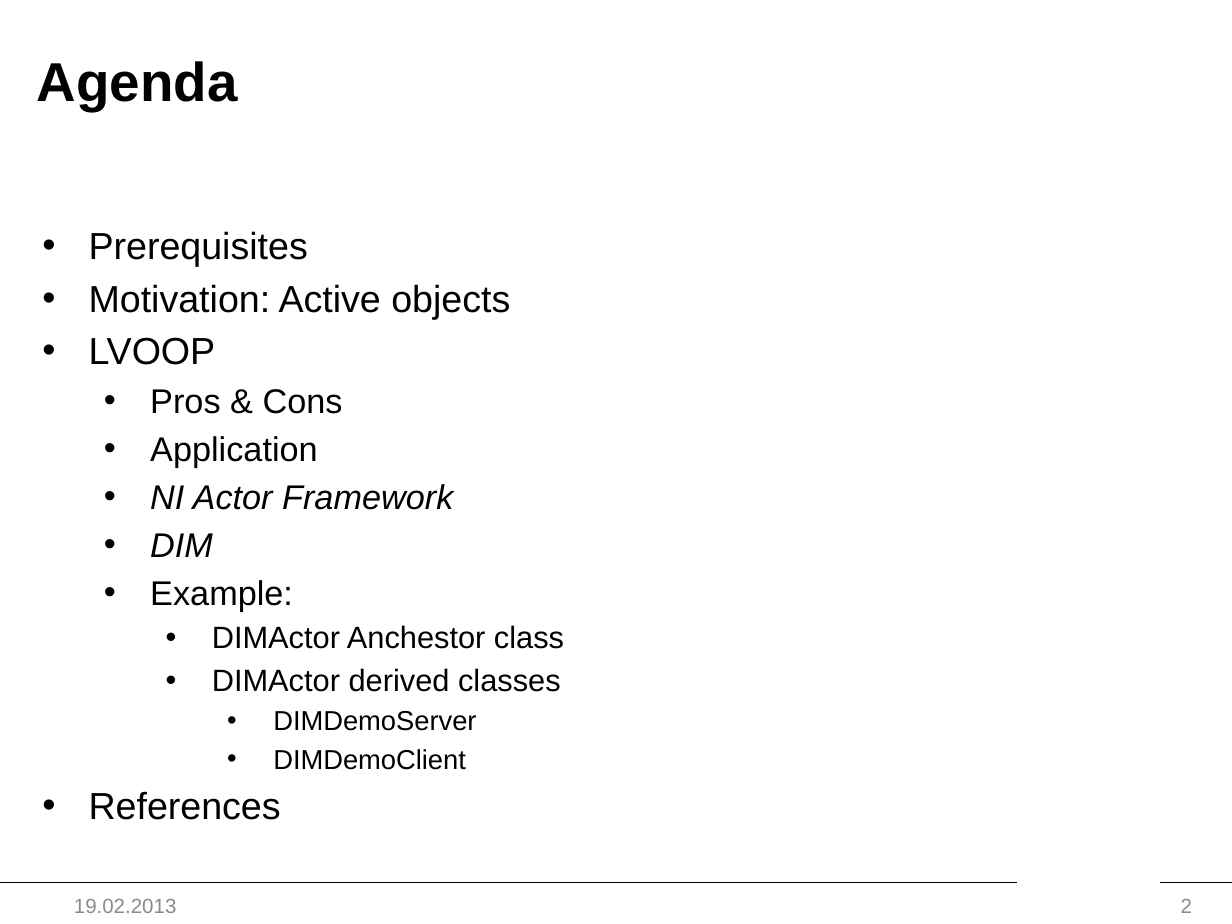
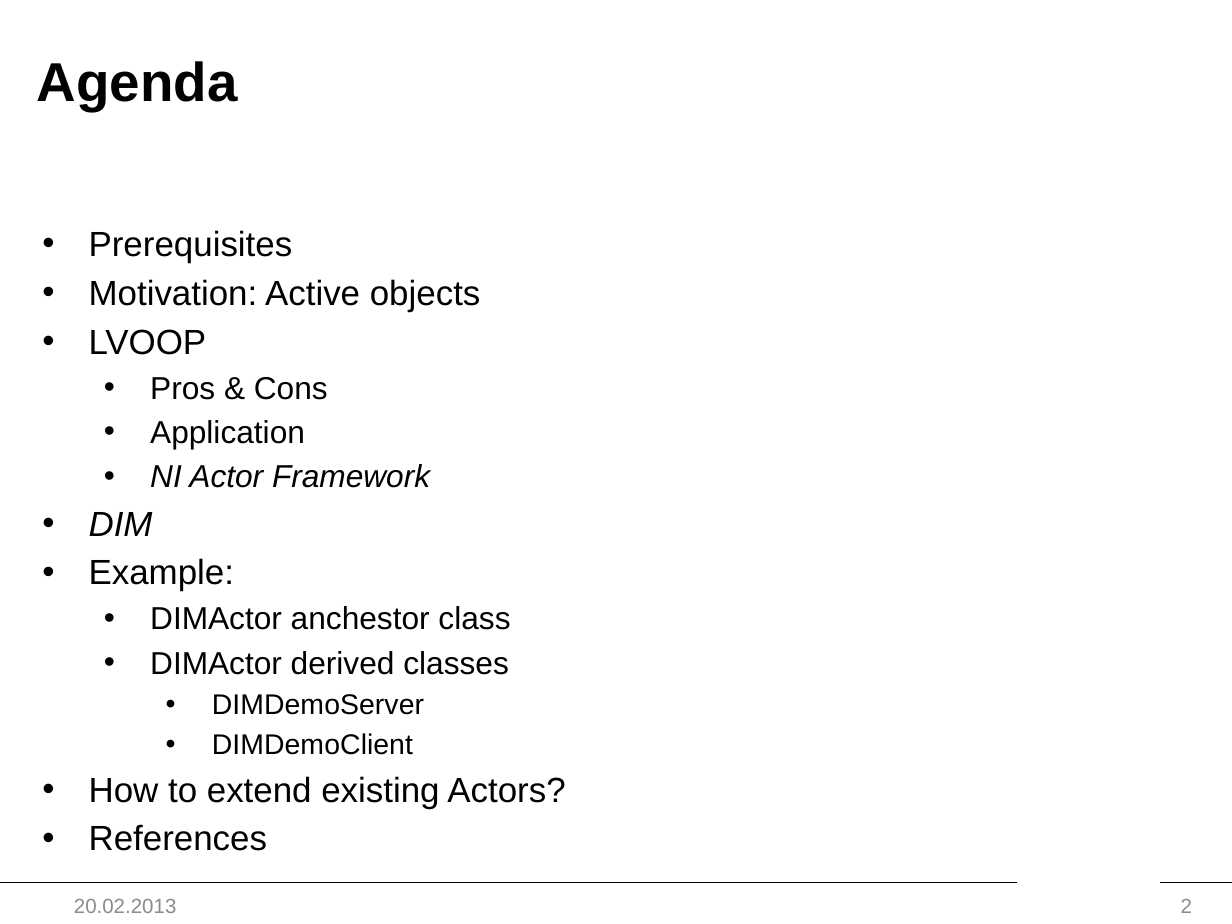
Before and after one commit to HB-GSI/DIMActor, a slide deck: slide 2 of Documentation/NI Actor Framework -DIMActor.pptx. Drawn at 1232x924 pixels with LibreOffice and Linux fonts; fonts in the diff are those of the drawing; background and template pictures are left out. Boxes give left, top, right and bottom in pixels: in the first picture for what was removed or moved away, otherwise in the second. Text is boxed around its words. In the diff, an @@ line names an element or a change of style, - is before the commit and + after.

Commit message:
How to extend exisiting Actor

```diff
--- a/Documentation/NI Actor Framework -DIMActor.pptx
+++ b/Documentation/NI Actor Framework -DIMActor.pptx
@@ text at bbox=[89, 230, 509, 851]: size 22 to 20.4 pt in "Prerequisites", "Motivation: Active objects", "LVOOP", "References"; size 20 to 18.5 pt in "Pros & Cons", "Application", "NI Actor Framework"; size 20 to 20.4 pt in "DIM", "Example:"; size 18 to 18.5 pt in "DIMActor derived classes"; size 16 to 16.6 pt in "DIMDemoServer", "DIMDemoClient"; list level 2 to 1 in "DIM"; list level 2 to 1 in "Example:"; list level 3 to 2 in "DIMActor derived classes"; list level 4 to 3 in "DIMDemoServer"; list level 4 to 3 in "DIMDemoClient" @@
@@ text at bbox=[150, 606, 510, 630]: text changed; size 18 to 18.5 pt @@
-    • DIMActor Anchestor class
+  • DIMActor anchestor class
@@ text at bbox=[89, 776, 565, 809]: paragraph added @@
+• How to extend existing Actors?
@@ text at bbox=[74, 899, 177, 913]: text changed @@
-19.02.2013
+20.02.2013
```
Also in this commit, not shown: 17 other slides changed, 1 slide added.
